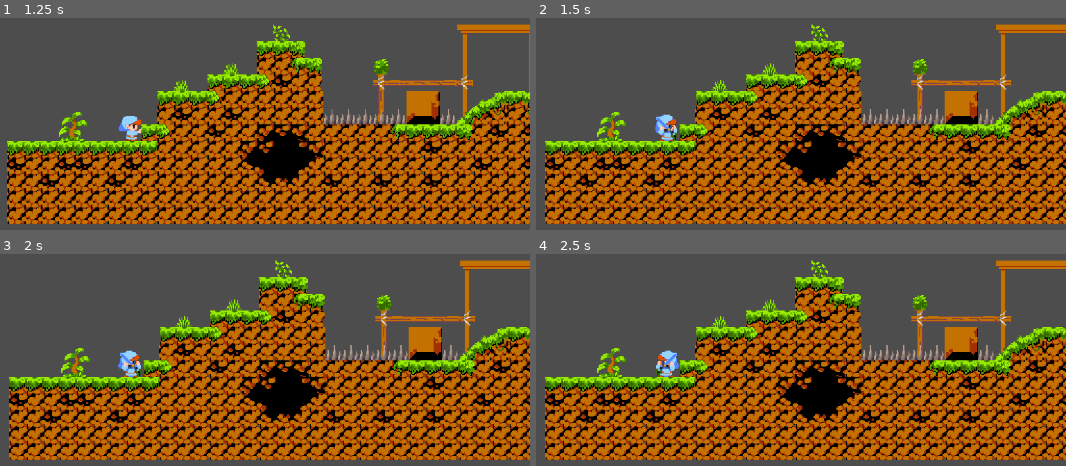
Above: before the commit, frames 1-4 (two rows, left to right).
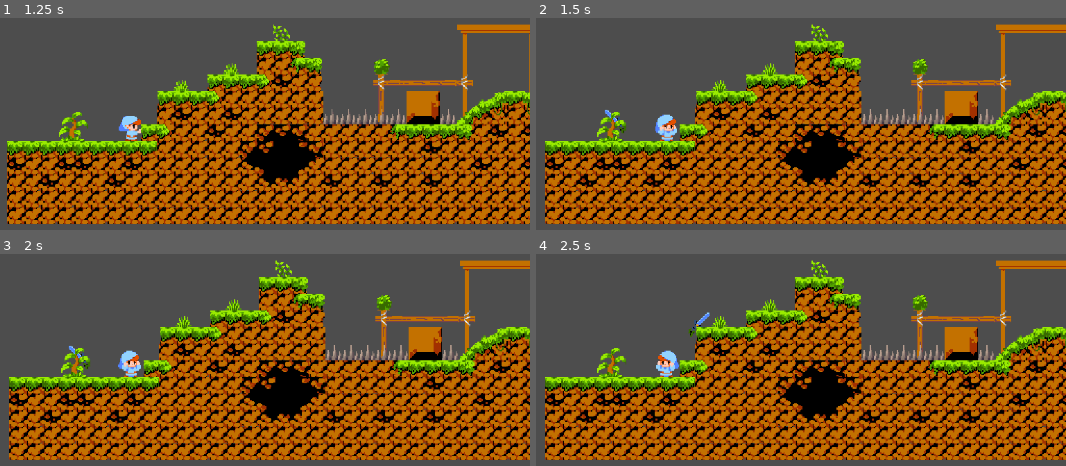
Above: after the commit, the same moments.

Repository: megaeonise/GMTK2023SwordofLegend
Game: Godot game, scene res://Tutorial_Plr.tscn
Two runs of this game, one before a commit and one after it. Both use one fixed random seed, a clock stepped at 60 frames per second and the inputs below. This scene is started directly instead of the project's main scene.
Inputs (mouse positions are in pixels of both pictures, inside the frame that each line leads up to):
- Up to frame 1 (1.25 s): tap Enter (ui_accept) at 0.5, 0.77 s; move the mouse to (307, 107) at 0.52 s; press the mouse at (307, 107) at 0.53 s; hold Right (ui_right) from 0.53 s (still down)
- Up to frame 2 (1.5 s): keep holding Right (ui_right); move the mouse to (outside the picture) at 1.27 s; release the mouse at (outside the picture) at 1.28 s; right-click (outside the picture) at 1.35 s
- Up to frame 3 (2 s): keep holding Right (ui_right); tap Enter (ui_accept) at 1.52 s
- Up to frame 4 (2.5 s): tap Enter (ui_accept) at 2 s; move the mouse to (748, 266) at 2.02 s; release Right (ui_right) at 2.03 s; press the mouse at (748, 266) at 2.03 s; hold Left (ui_left) from 2.03 s (still down)

Frame 1 is identical in both runs. In frame 2, 0.2% of the frame differs, in the area x 13-27%, y 43-59%; in frame 3, 0.2%; in frame 4, 0.3%, in the area x 22-33%, y 27-59%.
Error before the commit: Parse Error: Expected statement, found "else" instead. (res://Characters/Sword.gd:41)

Commit message:
Fixed sword circle movement

Diff:
--- a/Characters/Sword.gd
+++ b/Characters/Sword.gd
@@ -14,33 +14,19 @@
 
 func sword_move():
 	if sword_mode==1:
-		get_node('SwordCollision').set_disabled(false)
-#		var hero = get_parent().position
-#		var global_hero = get_parent().global_position
-#		var global_sword = global_position
-#		var mouse = get_parent().get_local_mouse_position()
 		var mouse_pos = get_global_mouse_position()
-		var player_pos = get_parent().global_position
+		var player_pos = get_parent().global_transform.origin
 		var distance = player_pos.distance_to(mouse_pos)
 		var mouse_dir = (mouse_pos-player_pos).normalized()
 		if distance > radius:
 			mouse_pos = player_pos + (mouse_dir * radius)
-		self.global_transform.origin = mouse_pos
-##		var distance_to_mouse = mouse-sword
-##		if global_sword.distance_to(global_hero)<=300:
-#		if mouse.distance_to(position)>=10:
-#			var direction = (mouse-position).normalized()
-#			velocity = (direction * speed)
-#			print('radius:',radius,' position distance to', global_position.distance_to(global_hero), 'hero:', global_hero)
-##			if global_sword.distance_to(global_hero)>radius:
-##				position = (direction*radius)
+		global_transform.origin = mouse_pos
+		if position.y > player_pos.y:
+			position.y = player_pos.y+5
 
 func sword_attack():
 	pass
 
-	else:
-		get_node('SwordCollision').set_disabled(true)
-
 
 func _on_player_mode_change(mode):
 	sword_mode = mode
Not shown: 1 places in Characters/Player.tscn that only renumber resources
Not shown: 1 places in Tutorial_Plr.tscn that only renumber resources
